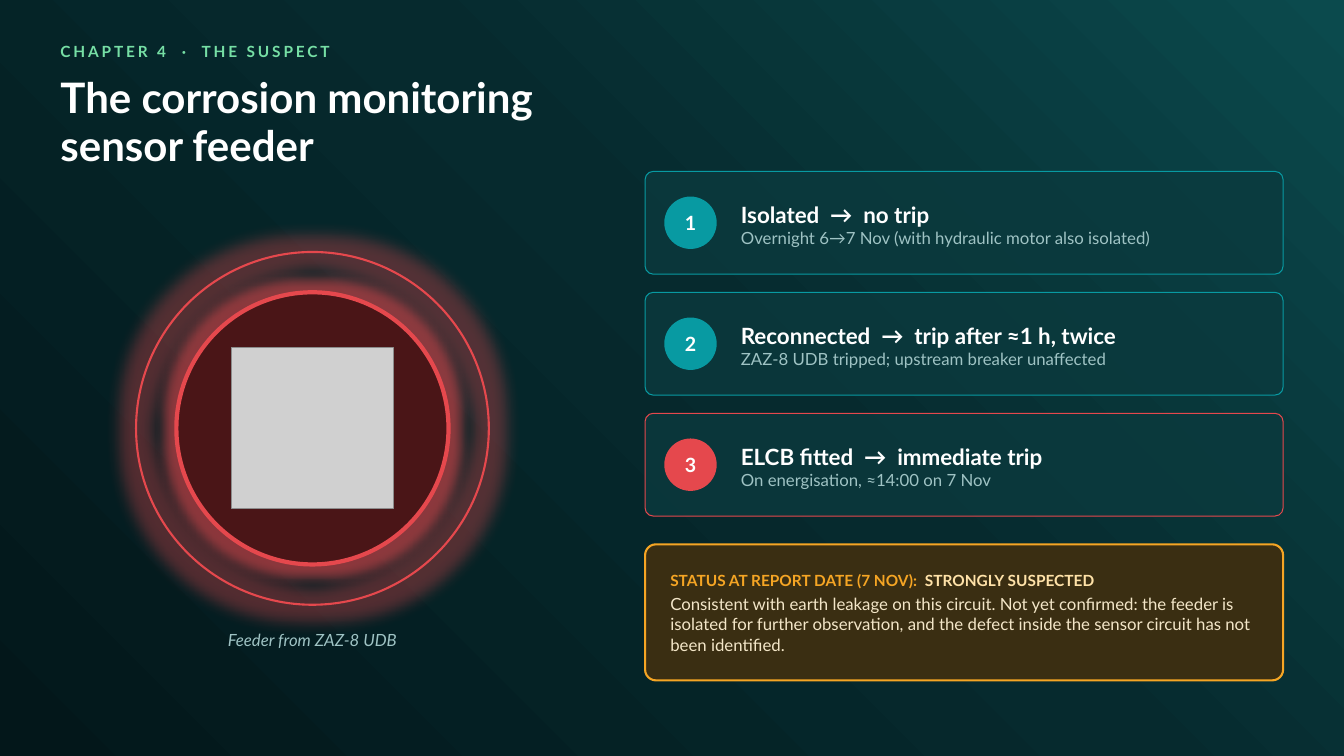
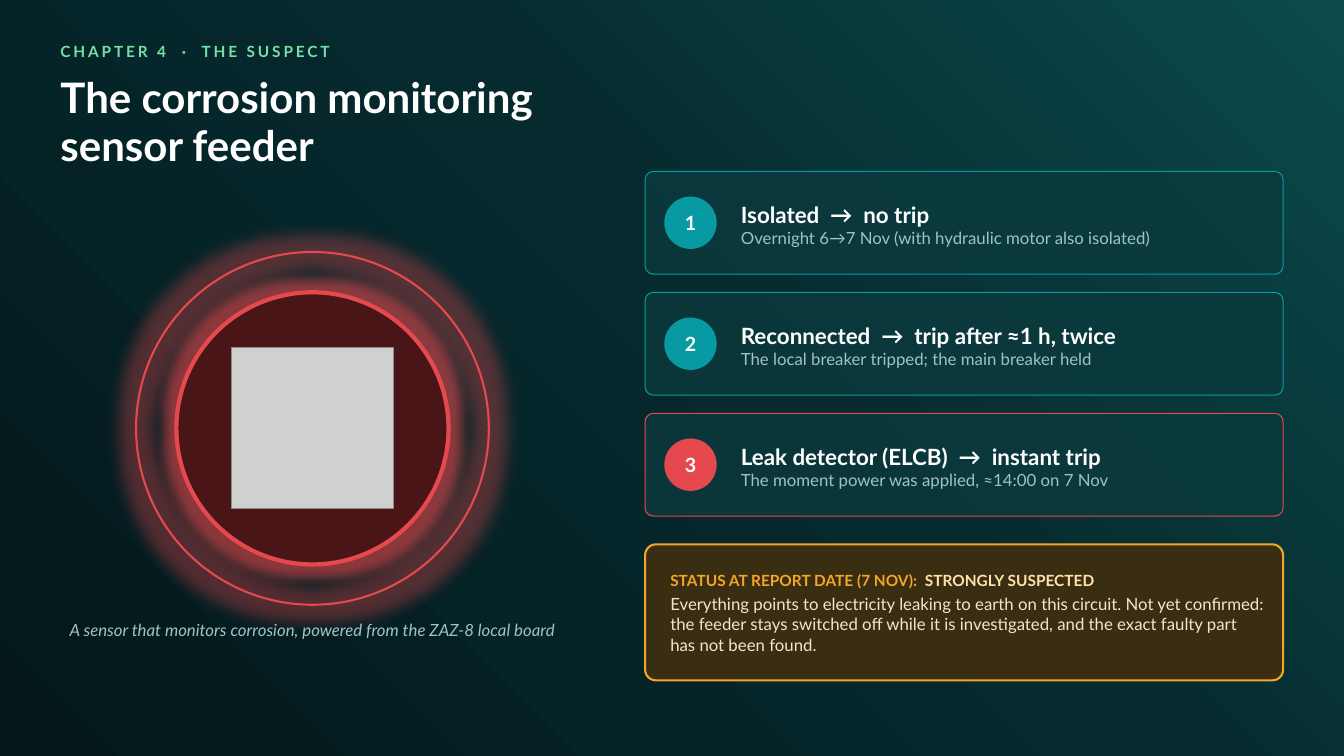
Before and after one commit to nasr9787alfarsi-alt/Nasr, a slide deck: slide 22 of presentations/ZAZ-8_Main_PDB_MCCB_Tripping_Investigation.pptx (slide 18 before the commit). Drawn at 1344x756 pixels with LibreOffice and Linux fonts; fonts in the diff are those of the drawing; grey boxes stand for pictures; background and template pictures are left out; a plain dark background stands for a picture behind light text. Boxes give left, top, right and bottom in pixels: in the first picture for what was removed or moved away, otherwise in the second. Text is boxed around its words. In the diff, an @@ line names an element or a change of style, - is before the commit and + after.

```diff
--- a/presentations/ZAZ-8_Main_PDB_MCCB_Tripping_Investigation.pptx
+++ b/presentations/ZAZ-8_Main_PDB_MCCB_Tripping_Investigation.pptx
@@ text at (x1=741, y1=352, x2=1092, y2=368): text changed @@
-ZAZ-8 UDB tripped; upstream breaker unaffected
+The local breaker tripped; the main breaker held
@@ text at (x1=741, y1=447, x2=1109, y2=489): text changed @@
-ELCB fitted → immediate trip
-On energisation, ≈14:00 on 7 Nov
+Leak detector (ELCB) → instant trip
+The moment power was applied, ≈14:00 on 7 Nov
@@ text at (x1=670, y1=597, x2=1264, y2=651): text changed @@
-Consistent with earth leakage on this circuit. Not yet confirmed: the feeder is isolated for further observation, and the defect inside the sensor circuit has not been identified.
+Everything points to electricity leaking to earth on this circuit. Not yet confirmed: the feeder stays switched off while it is investigated, and the exact faulty part has not been found.
@@ text at (x1=70, y1=623, x2=554, y2=639): text changed @@
-Feeder from ZAZ-8 UDB
+A sensor that monitors corrosion, powered from the ZAZ-8 local board
```
Also in this commit, not shown: 22 other slides changed, 6 slides added.
